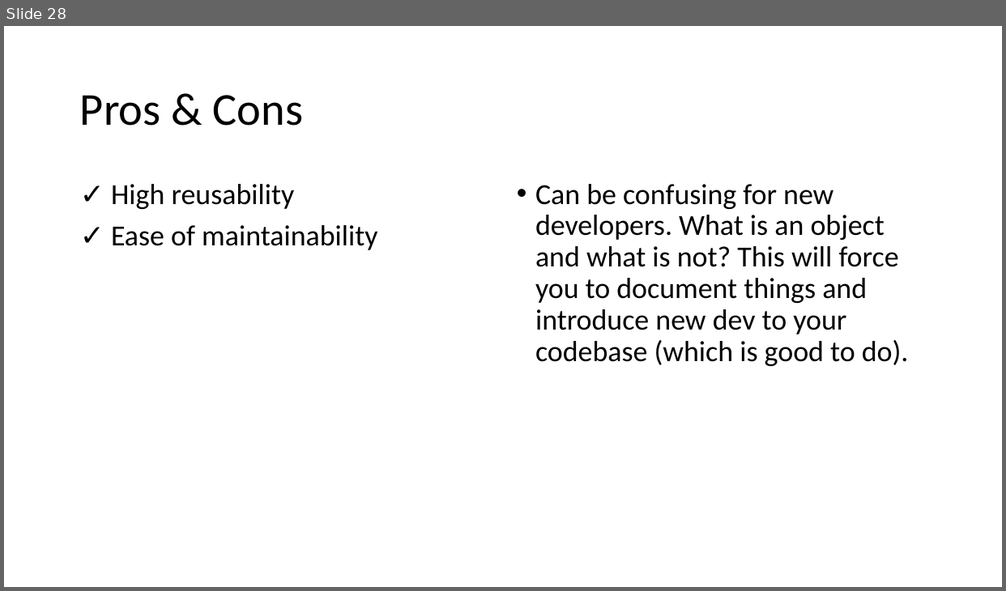
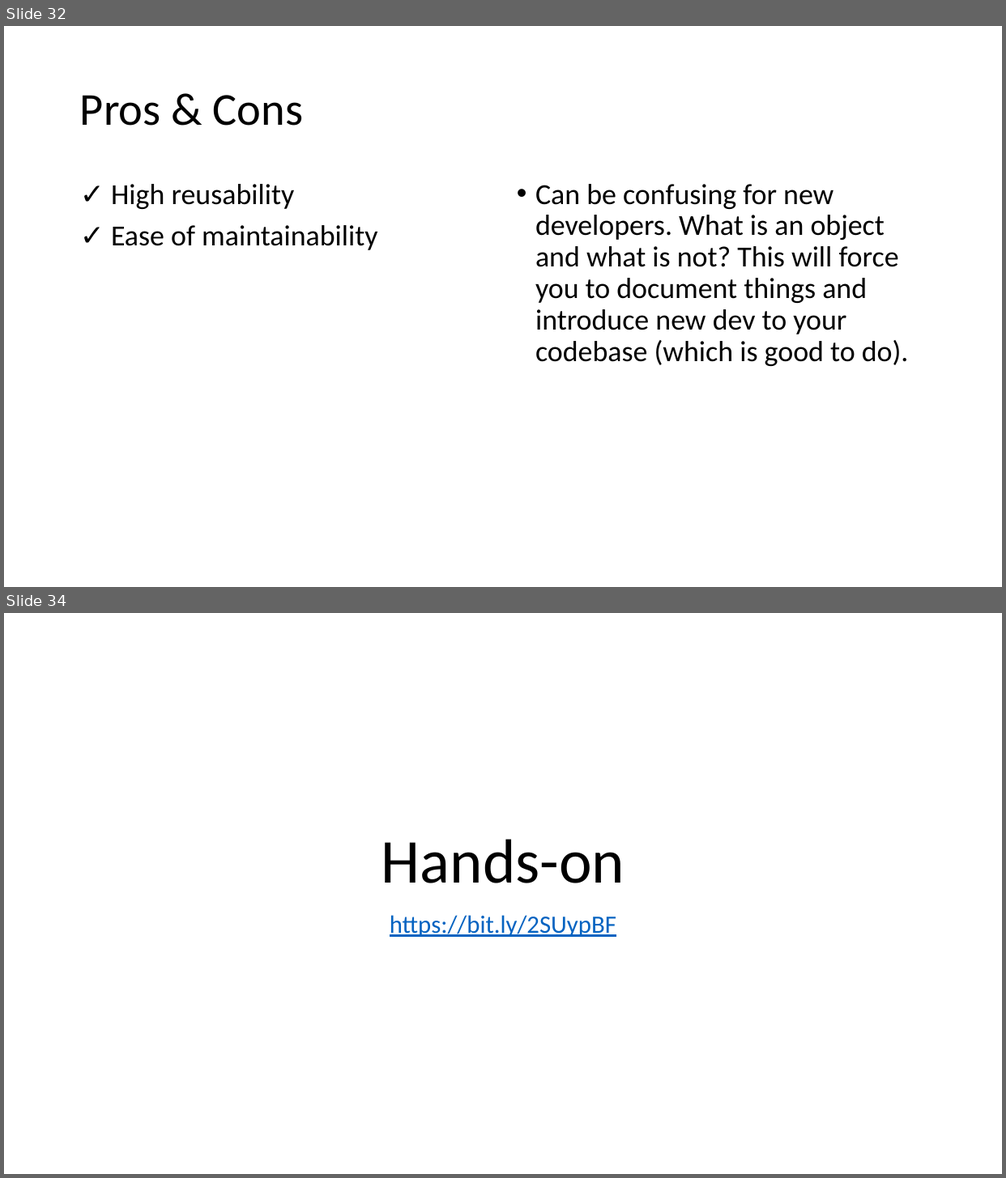
Before and after one commit to AMIS-Services/sig-css-architecture, a slide deck: SIG_CSS_Architecture.pptx. Shown one above the other, each under a label of ours: slide 28 before the commit, slides 32 and 34 after it; the slides between them are not shown. The pictures are 1006x591 and 1006x1178 pixels, drawn with LibreOffice and Linux fonts; fonts in the diff are those of the drawing. Boxes give left, top, right and bottom in pixels: in the first picture for what was removed or moved away, otherwise in the second. Text is boxed around its words. In the diff, an @@ line names an element or a change of style, - is before the commit and + after.

```diff
--- a/SIG_CSS_Architecture.pptx
+++ b/SIG_CSS_Architecture.pptx
@@ slide 34 added at <box>4,613,1002,1174</box>, background #FFFFFF @@
@@ title added at <box>381,839,624,884</box>, 60 pt, text #000000 @@
+Hands-on
@@ subtitle added at <box>390,915,616,937</box>, 24 pt, text #0563C1, underline @@
+https://bit.ly/2SUypBF
@@ what was slide 28 is now slide 32 @@
```
Also in this commit, not shown: 6 slides changed, 6 other slides added.
